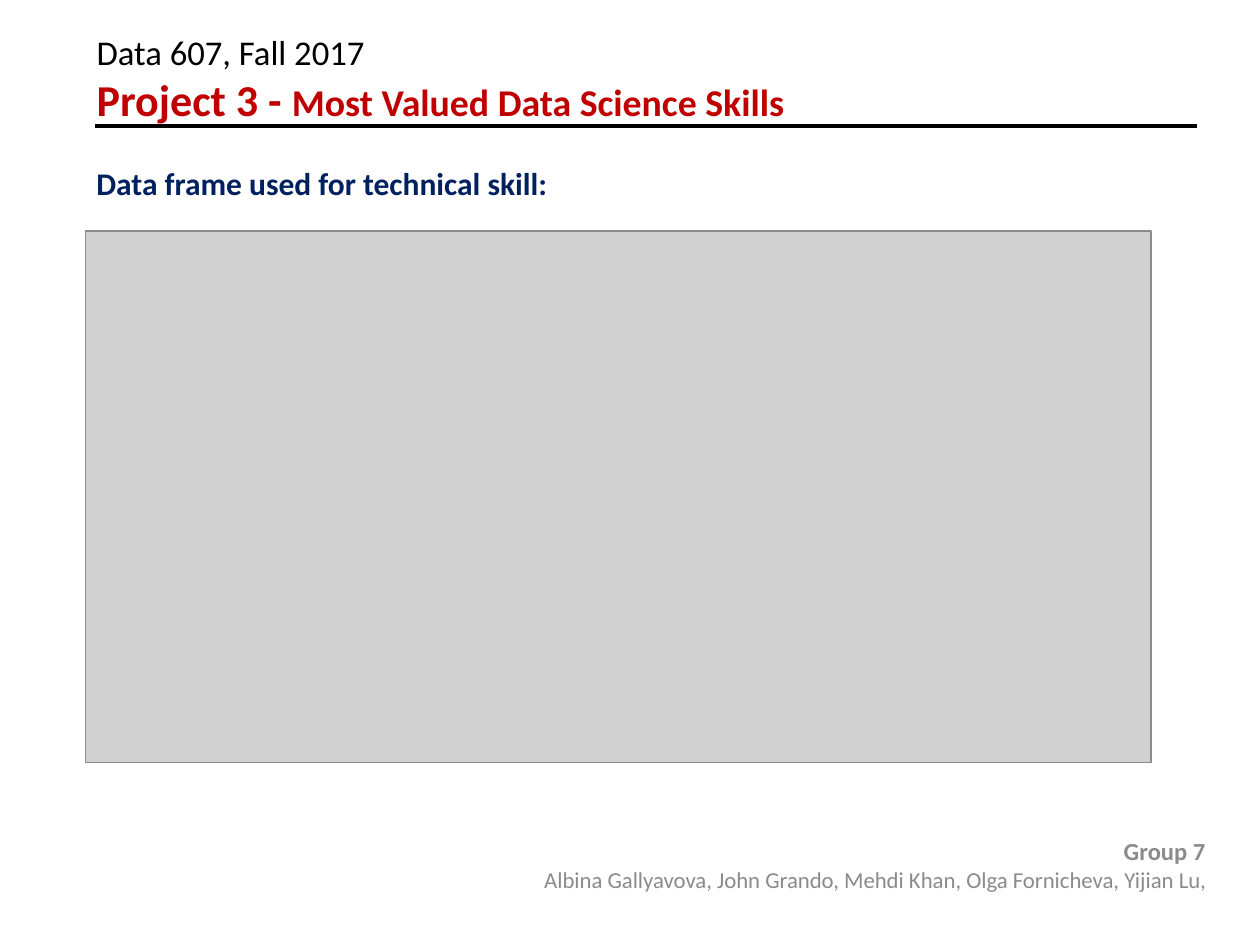
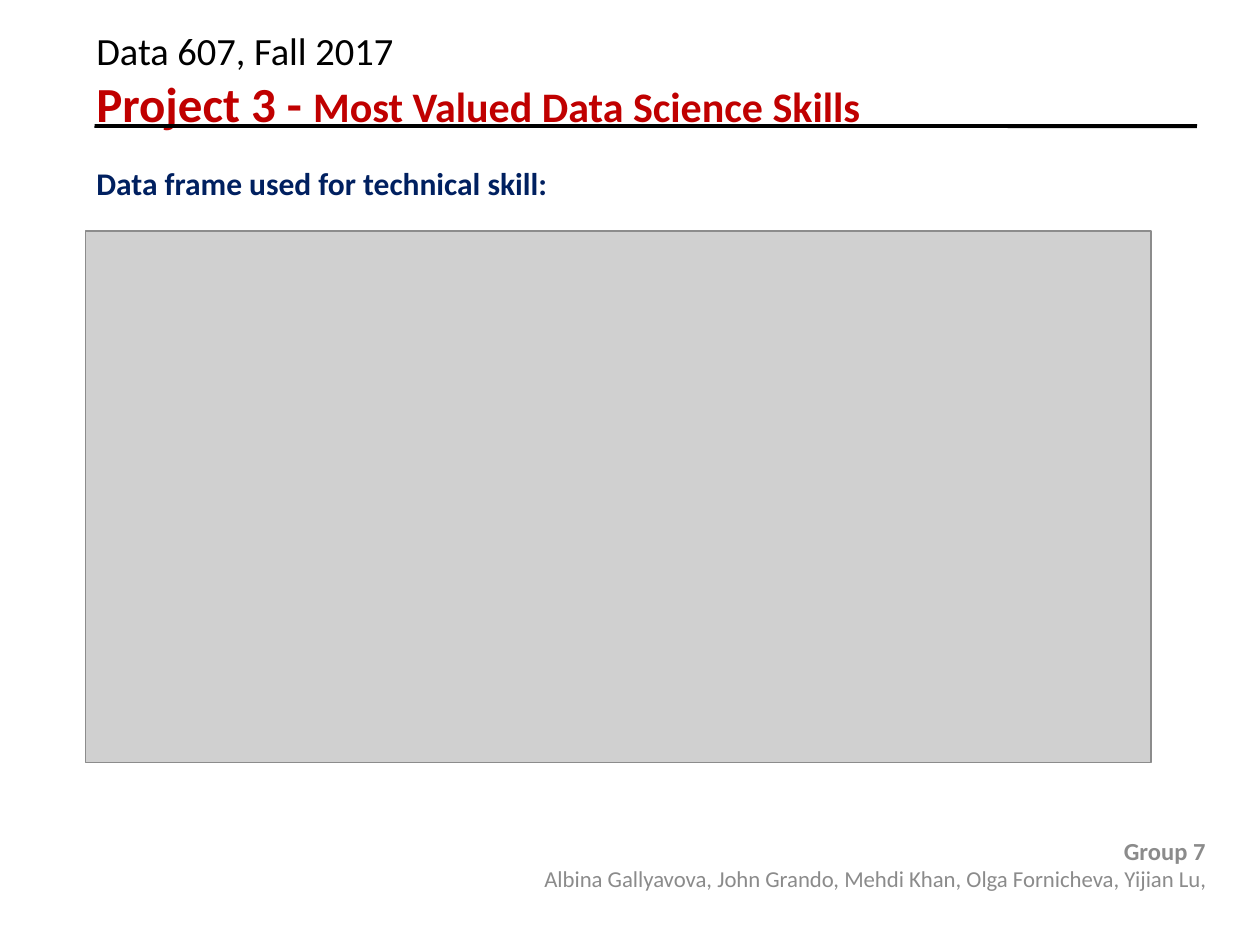
Before and after one commit to olga0503/data607-project3, a slide deck: slide 6 of project3.pptx (slide 7 before the commit). Drawn at 1260x945 pixels with LibreOffice and Linux fonts; fonts in the diff are those of the drawing; grey boxes stand for pictures; background and template pictures are left out. Boxes give left, top, right and bottom in pixels: in the first picture for what was removed or moved away, otherwise in the second. Text is boxed around its words. In the diff, an @@ line names an element or a change of style, - is before the commit and + after.

```diff
--- a/project3.pptx
+++ b/project3.pptx
@@ text "Data 607, Fall 2017 Project ..." at (x1=96, y1=38, x2=861, y2=131): size 19.8 to 22 pt in "Data 607, Fall 2017"; size 25.2 to 28 pt in "Project 3 -"; size 21.6 to 24 pt in "Most Valued Data Science Skills" @@
@@ line (94, 126) - (1197, 126): stroke #000000 2.25 pt to #000000 2.24 pt @@
@@ text "Group 7" at (x1=544, y1=844, x2=1206, y2=891): text colour #8C8C8C to #8B8B8B; less space between paragraphs @@
```
Also in this commit, not shown: 9 other slides changed, 1 slide removed.
